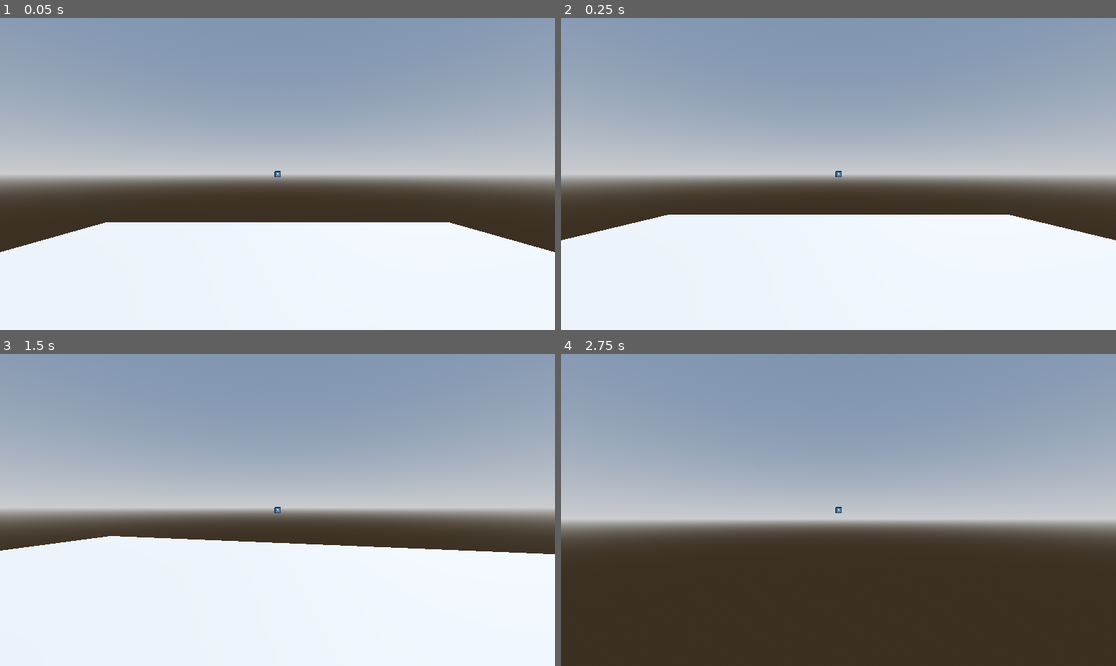
Above: before the commit, frames 1-4 (two rows, left to right).
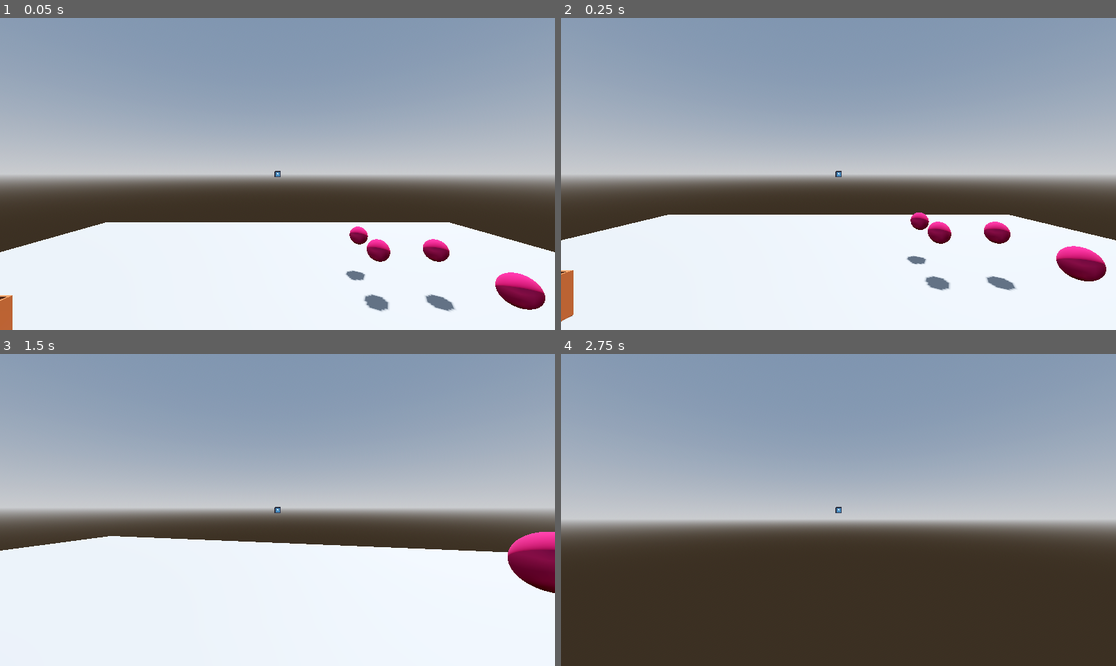
Above: after the commit, the same moments.

Repository: MonoLogicCodes/packing-hours
Game: Godot game, scene res://Scenes/World/world.tscn
Two runs of this game, one before a commit and one after it. Both use one fixed random seed, a clock stepped at 60 frames per second and the inputs below. The project has no main scene, so this scene is started directly. The engine's default icon, where the game draws it, is replaced by a stand-in: a white triangle on a blue panel in a dark square.
Inputs (mouse positions are in pixels of both pictures, inside the frame that each line leads up to):
- Up to frame 1 (0.05 s): no input
- Up to frame 2 (0.25 s): no input
- Up to frame 3 (1.5 s): move the mouse to (305, 510) at 0.52 s; hold W (forward) from 0.53 s (still down); right-click (305, 510) at 0.6 s; move the mouse to (249, 510) at 1.27 s; right-click (249, 510) at 1.35 s
- Up to frame 4 (2.75 s): keep holding W (forward); move the mouse to (849, 503) at 2.02 s; hold Ctrl (sprint) from 2.03 s (still down); right-click (849, 503) at 2.3 s

The runs differ from the first frame. In frame 1, 2.1% of the frame differs, in the area x 0-99%, y 66-100%; in frame 2, 2.1%; in frame 3, 1.3%; in frame 4, nothing differs.

Commit message:
Added Toy Pickup and Placement

Diff:
--- /dev/null
+++ b/Scenes/Box/box.tscn
@@ -0,0 +1,27 @@
+[gd_scene load_steps=4 format=3 uid="uid://by67yobn3i3b6"]
+
+[ext_resource type="Script" uid="uid://bx5sql7enn2gh" path="res://Scripts/Box.gd" id="1_2frdm"]
+
+[sub_resource type="StandardMaterial3D" id="StandardMaterial3D_8rww4"]
+albedo_color = Color(0.60547477, 0.3131232, 0.16425595, 1)
+
+[sub_resource type="BoxShape3D" id="BoxShape3D_hex5h"]
+size = Vector3(0.9, 0.9, 0.9)
+
+[node name="Box" type="Area3D"]
+collision_layer = 4
+collision_mask = 256
+script = ExtResource("1_2frdm")
+
+[node name="CSGBox3D" type="CSGBox3D" parent="."]
+material_override = SubResource("StandardMaterial3D_8rww4")
+size = Vector3(0.9, 0.9, 0.9)
+
+[node name="CSGBox3D2" type="CSGBox3D" parent="CSGBox3D"]
+transform = Transform3D(1, 0, 0, 0, 1, 0, 0, 0, 1, 0, 0.05, 0)
+cast_shadow = 0
+operation = 2
+size = Vector3(0.8, 0.8, 0.8)
+
+[node name="CollisionShape3D" type="CollisionShape3D" parent="."]
+shape = SubResource("BoxShape3D_hex5h")
--- a/Scenes/Player/player.tscn
+++ b/Scenes/Player/player.tscn
@@ -40,6 +40,9 @@
 collision_mask = 6
 collide_with_areas = true
 
+[node name="Hand" type="Node3D" parent="."]
+transform = Transform3D(1, 0, 0, 0, 1, 0, 0, 0, 1, 0.779, 1.154, -0.71774656)
+
 [node name="TextureRect" type="TextureRect" parent="."]
 anchors_preset = 8
 anchor_left = 0.5
--- /dev/null
+++ b/Scenes/Toys/toy_ball.tscn
@@ -0,0 +1,25 @@
+[gd_scene load_steps=5 format=3 uid="uid://bhmsvrrrqea4"]
+
+[ext_resource type="Script" uid="uid://c5a5dpw0vnsc6" path="res://Scripts/Toys.gd" id="1_5l73n"]
+
+[sub_resource type="StandardMaterial3D" id="StandardMaterial3D_5l73n"]
+albedo_color = Color(0.71170896, 0, 0.3130899, 1)
+
+[sub_resource type="SphereMesh" id="SphereMesh_7rswk"]
+radius = 0.3
+height = 0.6
+
+[sub_resource type="SphereShape3D" id="SphereShape3D_5l73n"]
+radius = 0.3
+
+[node name="Toy_Ball" type="Area3D"]
+collision_layer = 2
+collision_mask = 256
+script = ExtResource("1_5l73n")
+
+[node name="MeshInstance3D" type="MeshInstance3D" parent="."]
+material_override = SubResource("StandardMaterial3D_5l73n")
+mesh = SubResource("SphereMesh_7rswk")
+
+[node name="CollisionShape3D" type="CollisionShape3D" parent="."]
+shape = SubResource("SphereShape3D_5l73n")
--- a/Scenes/World/world.tscn
+++ b/Scenes/World/world.tscn
@@ -1,6 +1,8 @@
-[gd_scene load_steps=5 format=3 uid="uid://bjdh63hcwc37g"]
+[gd_scene load_steps=7 format=3 uid="uid://bjdh63hcwc37g"]
 
 [ext_resource type="PackedScene" uid="uid://crugke31s5nm1" path="res://Scenes/Player/player.tscn" id="1_t1gg8"]
+[ext_resource type="PackedScene" uid="uid://bhmsvrrrqea4" path="res://Scenes/Toys/toy_ball.tscn" id="2_yp2ti"]
+[ext_resource type="PackedScene" uid="uid://by67yobn3i3b6" path="res://Scenes/Box/box.tscn" id="3_3rhlx"]
 
 [sub_resource type="ProceduralSkyMaterial" id="ProceduralSkyMaterial_t1gg8"]
 sky_horizon_color = Color(0.66224277, 0.6717428, 0.6867428, 1)
@@ -34,3 +36,47 @@
 [node name="DirectionalLight3D" type="DirectionalLight3D" parent="Environment"]
 transform = Transform3D(-0.8660254, -0.43301278, 0.25, 0, 0.49999997, 0.86602545, -0.50000006, 0.75, -0.43301266, 0, 0, 0)
 shadow_enabled = true
+
+[node name="Toy Locations" type="Node3D" parent="."]
+transform = Transform3D(1, 0, 0, 0, 1, 0, 0, 0, 1, 8.91, 1.5, 2.319)
+
+[node name="location1" type="Marker3D" parent="Toy Locations"]
+transform = Transform3D(1, 0, 0, 0, 1, 0, 0, 0, 1, -2.9990396, 0, -8.036173)
+
+[node name="location2" type="Marker3D" parent="Toy Locations"]
+transform = Transform3D(1, 0, 0, 0, 1, 0, 0, 0, 1, -2.9990396, 0, -6.056164)
+
+[node name="location3" type="Marker3D" parent="Toy Locations"]
+transform = Transform3D(1, 0, 0, 0, 1, 0, 0, 0, 1, -2.9990396, 0, -4.234129)
+
+[node name="Toys" type="Node3D" parent="."]
+
+[node name="Toy_Ball" parent="Toys" instance=ExtResource("2_yp2ti")]
+transform = Transform3D(1, 0, 0, 0, 1, 0, 0, 0, 1, 4.5105324, 1.6588812, -3.8003888)
+destination = "mumbai"
+
+[node name="Toy_Ball2" parent="Toys" instance=ExtResource("2_yp2ti")]
+transform = Transform3D(1, 0, 0, 0, 1, 0, 0, 0, 1, 4.5105324, 1.6588812, -5.796077)
+destination = "chennai"
+
+[node name="Toy_Ball3" parent="Toys" instance=ExtResource("2_yp2ti")]
+transform = Transform3D(1, 0, 0, 0, 1, 0, 0, 0, 1, 2.8739371, 1.6588812, -5.796077)
+destination = "chennai"
+
+[node name="Toy_Ball4" parent="Toys" instance=ExtResource("2_yp2ti")]
+transform = Transform3D(1, 0, 0, 0, 1, 0, 0, 0, 1, 2.8739371, 1.6588812, -7.202927)
+destination = "delhi"
+
+[node name="Boxes" type="Node3D" parent="."]
+
+[node name="Box" parent="Boxes" instance=ExtResource("3_3rhlx")]
+transform = Transform3D(1, 0, 0, 0, 1, 0, 0, 0, 1, -5.769795, 0.9500001, 0)
+destination = "mumbai"
+
+[node name="Box2" parent="Boxes" instance=ExtResource("3_3rhlx")]
+transform = Transform3D(1, 0, 0, 0, 1, 0, 0, 0, 1, -5.769795, 0.9500001, -1.9391217)
+destination = "delhi"
+
+[node name="Box3" parent="Boxes" instance=ExtResource("3_3rhlx")]
+transform = Transform3D(1, 0, 0, 0, 1, 0, 0, 0, 1, -5.769795, 0.9500001, -3.6257105)
+destination = "chennai"
--- /dev/null
+++ b/Scripts/Box.gd
@@ -0,0 +1,17 @@
+extends Node
+
+@export var destination:String
+var packed = false
+
+func deposit_toy(object:Object):
+	if packed:return object
+
+	if(object.get_destination() == destination):
+		object.reparent(self)
+		object.global_position = self.global_position
+		object.deactivate()
+		packed=true
+
+		return null#now picked_toy will be null
+	else:#wrong destination(reject back toy)
+		return object
--- /dev/null
+++ b/Scripts/Toys.gd
@@ -0,0 +1,18 @@
+extends Area3D
+
+@export var type:String
+@export var destination:String
+@export var has_anomaly:bool = false
+
+@export var active:bool = true#take cares locally
+
+func pick_up_toy():#Called by player
+	if not active:return null
+	active = false
+	return self
+
+func get_destination():#Called by box
+	return destination
+
+func deactivate():#Called from box
+	active=false
--- a/Scripts/player.gd
+++ b/Scripts/player.gd
@@ -2,14 +2,16 @@
 
 @onready var ray_cast = $Head/Camera3D/RayCast3D
 @onready var camera = $Head/Camera3D
+@onready var hand = $Hand
 
 const SENSITIVITY: float = 0.004
 const SPRINT_SPEED: float = 8.0
 const WALK_SPEED: float = 5.0
+var speed:float = WALK_SPEED;
+var gravity:float = -16
+var mouse_captured:bool = true
 
-var gravity:float = -16
-var speed:float = WALK_SPEED;
-var mouse_captured:bool = true
+var picked_toy:Object = null
 
 func _ready() -> void:
 	mouse_capture(true)
@@ -60,6 +62,16 @@
 
 func check_raycast_collider(event: String) -> void:
 	if ray_cast.is_colliding():
-		#var obj = ray_cast.get_collider() as Object
+		var obj = ray_cast.get_collider() as Object
+
 		if event == "right_click":
-			pass
+
+			if obj.has_method("pick_up_toy") and not picked_toy:
+				picked_toy = obj.pick_up_toy()#if active toy,return it
+				if picked_toy:
+					picked_toy.reparent(hand)
+					picked_toy.global_position = hand.global_position
+
+			if obj.has_method("deposit_toy"):#Box
+				if picked_toy:
+					picked_toy = obj.deposit_toy(picked_toy)
Not shown, added: Scripts/Box.gd.uid
Not shown, added: Scripts/Toys.gd.uid
